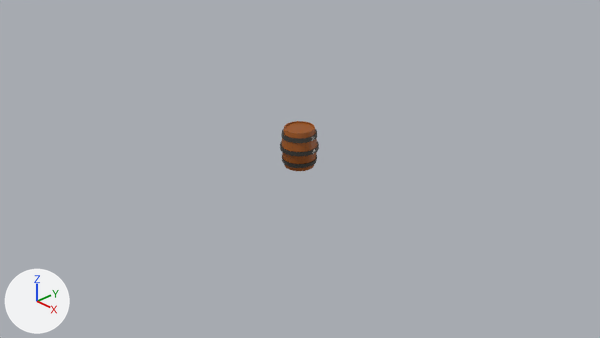
Renders of the Blender file 7_Dungeon/Barrell.blend from each side of a commit.
One viewpoint serves both versions: the file's camera 'Camera'. Arrows for +X, +Y and +Z are at lower left; the lights stay in place.

Names of what the first picture shows: 'Barrel'.
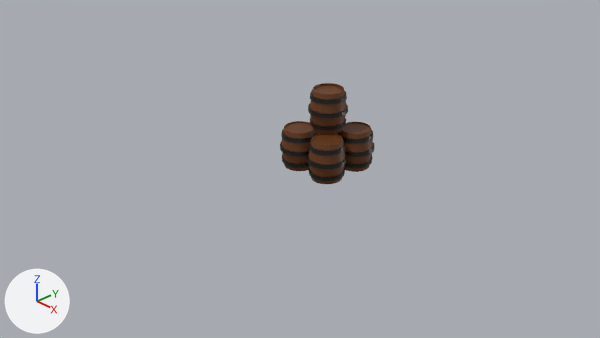
Patch to the scene script:
```diff
--- a/7_Dungeon/Barrell.blend.py
+++ b/7_Dungeon/Barrell.blend.py
@@ mat_odun @@
 mat_odun = principled_material('Odun')
-mat_odun.base_color = (0.326, 0.0872, 0.00794)  # brown #9b5316
+mat_odun.base_color = (0.133, 0.0382, 0.00627)  # brown #663712
@@ ob_barrel_004 @@
+ob_barrel_004 = bpy.data.objects.new('Barrel.004', me_cylinder_001)
+ob_barrel_004.location = (0.52, 0.53, 0.35)
+ob_barrel_004.rotation_euler = (0.0, 0.0, 1.571)  # degrees (0, 0, 90)
+ob_barrel_004.scale = (0.202, 0.202, 0.275)
@@ ob_barrel_003 @@
+ob_barrel_003 = bpy.data.objects.new('Barrel.003', me_cylinder_001)
+ob_barrel_003.location = (0.0, 0.53, 0.2)
+ob_barrel_003.rotation_euler = (0.0, 3.142, 1.047)  # degrees (0, 180, 60)
+ob_barrel_003.scale = (0.202, 0.202, 0.275)
@@ ob_barrel_002 @@
+ob_barrel_002 = bpy.data.objects.new('Barrel.002', me_cylinder_001)
+ob_barrel_002.location = (0.27, 0.26, 0.75)
+ob_barrel_002.rotation_euler = (0.0, 3.142, 0.0)  # degrees (0, 180, 0)
+ob_barrel_002.scale = (0.202, 0.202, 0.275)
@@ ob_barrel_001 @@
+ob_barrel_001 = bpy.data.objects.new('Barrel.001', me_cylinder_001)
+ob_barrel_001.location = (0.52, 0.0, 0.35)
+ob_barrel_001.rotation_euler = (0.0, 0.0, 1.222)  # degrees (0, 0, 70)
+ob_barrel_001.scale = (0.202, 0.202, 0.275)
```

Pixel boxes [x1, y1, x2, y2] of what changed, in the pictures (600 x 338 px):
'Barrel.001', added
    after: [307, 133, 347, 184]
'Barrel.002', added (brown)
    after: [308, 83, 348, 134]
'Barrel', recoloured
    both: [280, 121, 319, 171]
'Barrel.004', added (brown)
    after: [338, 122, 375, 172]
